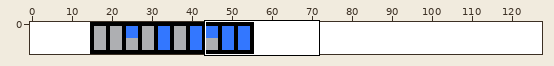
Pixel-art file, stored at resources/tilesets/ui-2bpp-tiles.aseprite. The picture above shows the old version from afar; the outline marks the close-up.
Close-up. Old version:
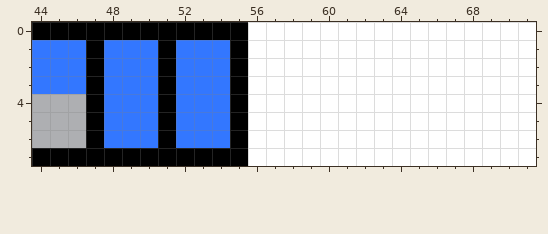
128x8 pixels, 1 frame. Shown: x 44..71, y 0..7.
Once edited:
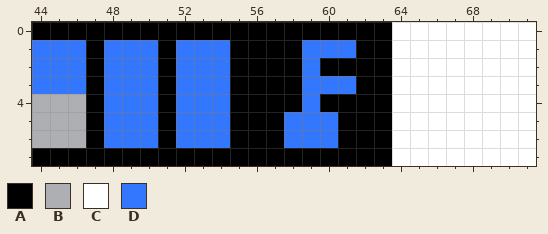
Palette (. is transparent): A #000000  B #aeafb2  C #ffffff  D #3377ff
The exact change:
The author changed colour C to colour A in row 0 at x 56 to 63; in row 1 at x 56 to 58 and 62 to 63; in row 2 at x 56 to 58 and 60 to 63; in row 3 at x 56 to 58 and 62 to 63; in row 4 at x 56 to 58 and 60 to 63; in rows 5 to 6 at x 56 to 57 and 61 to 63.
The author changed colour C to colour A in row 7 at x 56 to 63.
The author changed colour C to colour D in row 1 at x 59 to 61; in row 2 at x 59; in row 3 at x 59 to 61; in row 4 at x 59; in rows 5 to 6 at x 58 to 60.
Pixel boxes of the changes (left, top, right, bottom) in both close-ups:
changed: (248, 22, 392, 166)
